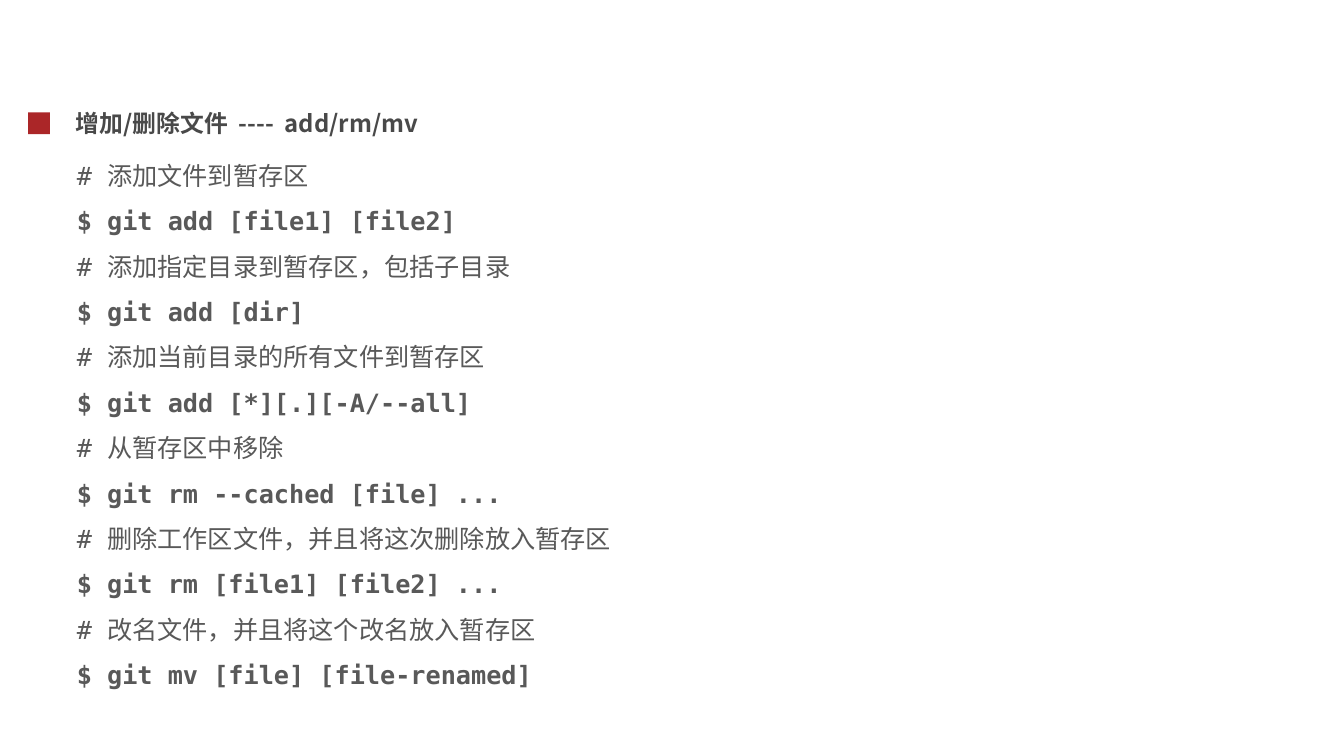
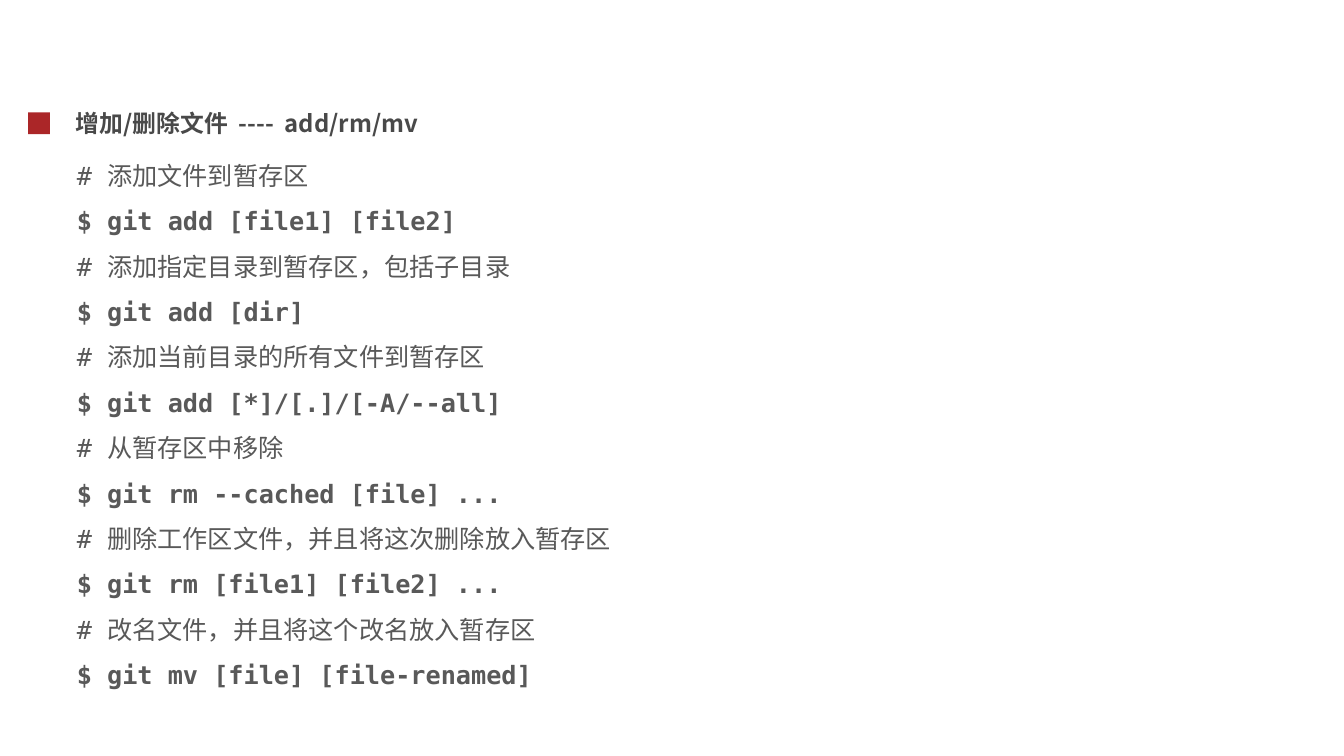
Before and after one commit to cash2one/note-1, a slide deck: slide 11 of toolbox/git使用.ppt. Drawn at 1344x756 pixels with LibreOffice and Linux fonts; fonts in the diff are those of the drawing; background and template pictures are left out. Boxes give left, top, right and bottom in pixels: in the first picture for what was removed or moved away, otherwise in the second. Text is boxed around its words. In the diff, an @@ line names an element or a change of style, - is before the commit and + after.

```diff
--- a/toolbox/git使用.ppt
+++ b/toolbox/git使用.ppt
@@ text at (107, 391, 501, 417): text changed @@
-$ git add [*][.][-A/--all]
+$ git add [*]/[.]/[-A/--all]
```
Also in this commit, not shown: 9 other slides changed.
